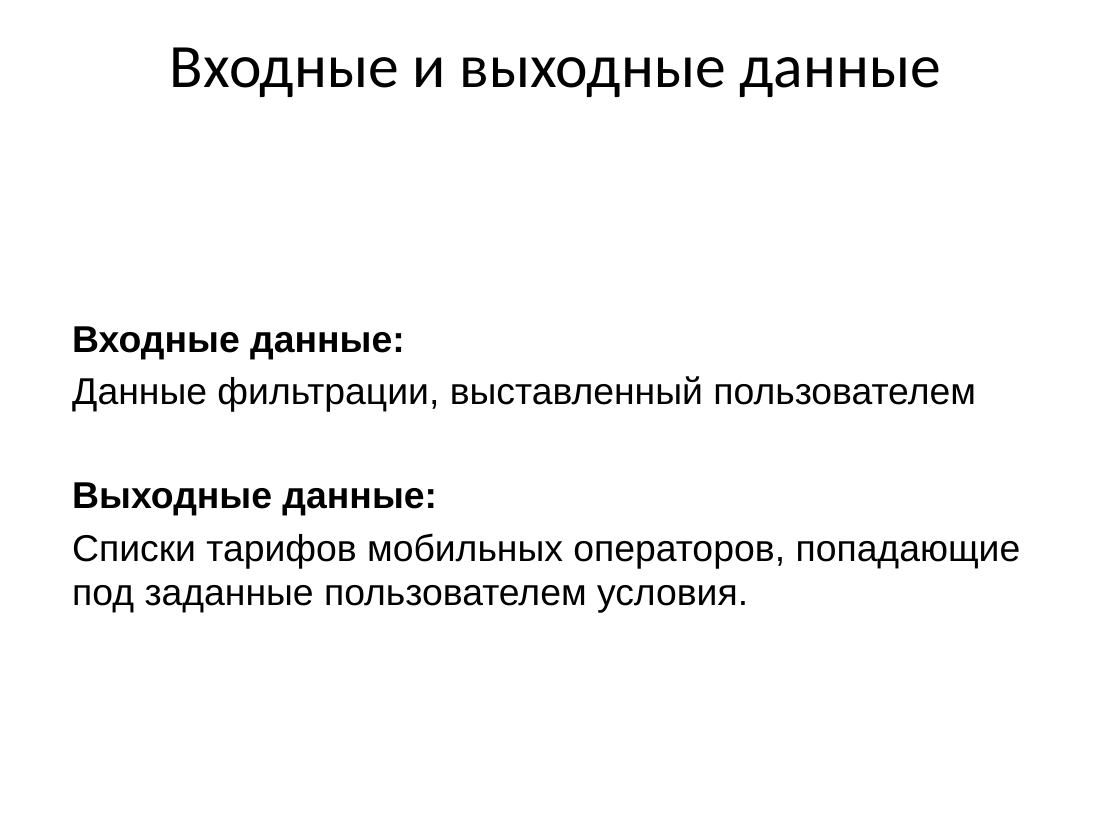
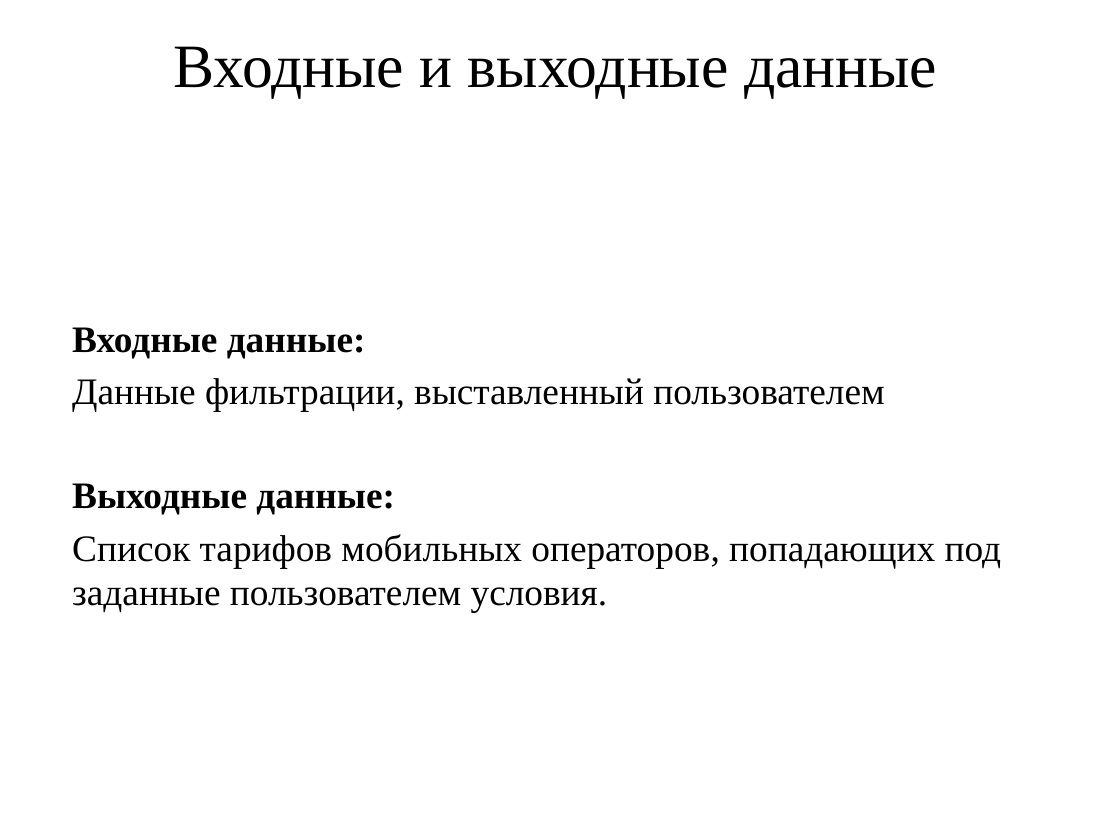
Before and after one commit to vadimgilka/WebsiteOperatorRates, a slide deck: slide 11 of Documentation/Pre-defense/First/Presentation.pptx (slide 12 before the commit). Drawn at 1120x840 pixels with LibreOffice and Linux fonts; fonts in the diff are those of the drawing. Boxes give left, top, right and bottom in pixels: in the first picture for what was removed or moved away, otherwise in the second. Text is boxed around its words. In the diff, an @@ line names an element or a change of style, - is before the commit and + after.

```diff
--- a/Documentation/Pre-defense/First/Presentation.pptx
+++ b/Documentation/Pre-defense/First/Presentation.pptx
@@ title "Входные и выходные данные" at (173,46,937,99): font Calibri to Times New Roman @@
@@ subtitle at (72,327,884,515): font Arial to Times New Roman in "Входные данные:", "Данные фильтрации, выставленный пользователем", "Выходные данные:" @@
@@ subtitle at (72,534,1002,613): text changed; font Arial to Times New Roman @@
-Списки тарифов мобильных операторов, попадающие под заданные пользователем условия.
+Список тарифов мобильных операторов, попадающих под заданные пользователем условия.
```
Also in this commit, not shown: 12 other slides changed, 1 slide removed.
